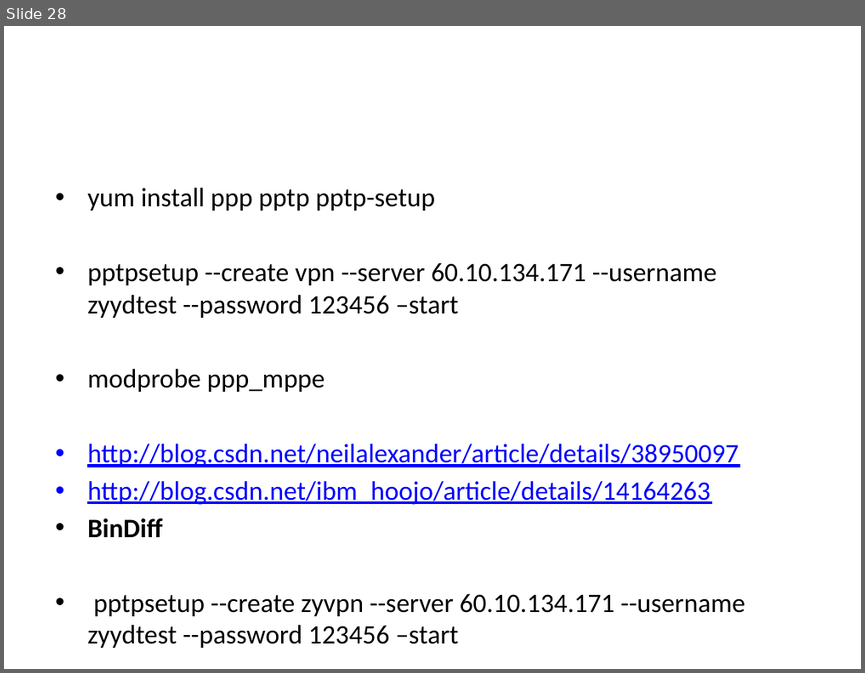
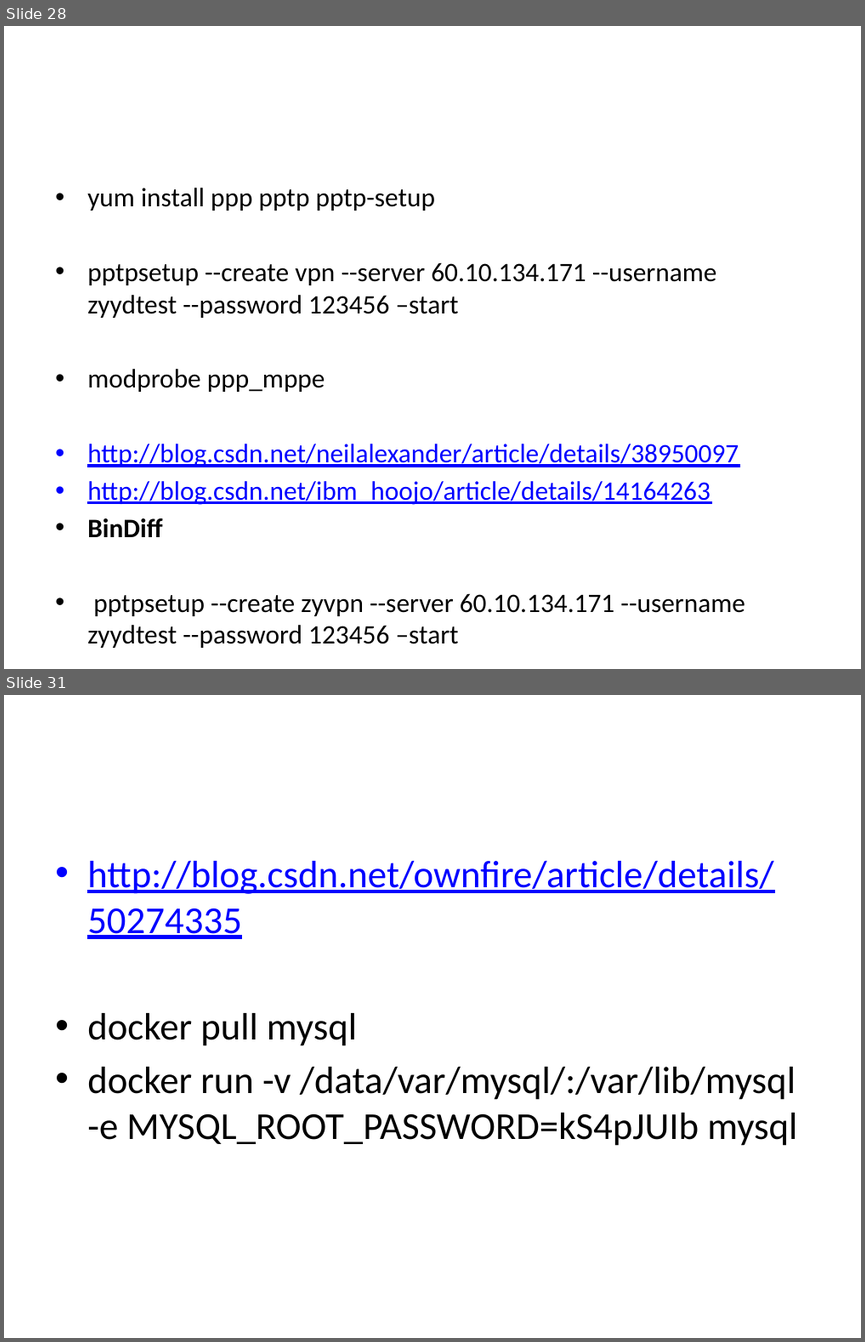
Before and after one commit to fc13240/liusydoc, a slide deck: 开发部署一体化PPT/build&deploy.pptx. Shown one above the other, each under a label of ours: slide 28 before the commit, slides 28 and 31 after it; the slides between them are not shown. The pictures are 865x673 and 865x1342 pixels, drawn with LibreOffice and Linux fonts; fonts in the diff are those of the drawing. Boxes give left, top, right and bottom in pixels: in the first picture for what was removed or moved away, otherwise in the second. Text is boxed around its words. In the diff, an @@ line names an element or a change of style, - is before the commit and + after.

```diff
--- a/开发部署一体化PPT/build&deploy.pptx
+++ b/开发部署一体化PPT/build&deploy.pptx
@@ slide 31 added at [4, 695, 861, 1338], background #FFFFFF @@
@@ text added at [87, 861, 797, 1145], 32 pt, text #000000 @@
+• http://blog.csdn.net/ownfire/article/details/50274335
+• docker pull mysql
+• docker run -v /data/var/mysql/:/var/lib/mysql -e MYSQL_ROOT_PASSWORD=kS4pJUIb mysql
```
Also in this commit, not shown: 3 other slides added, 4 other files.
